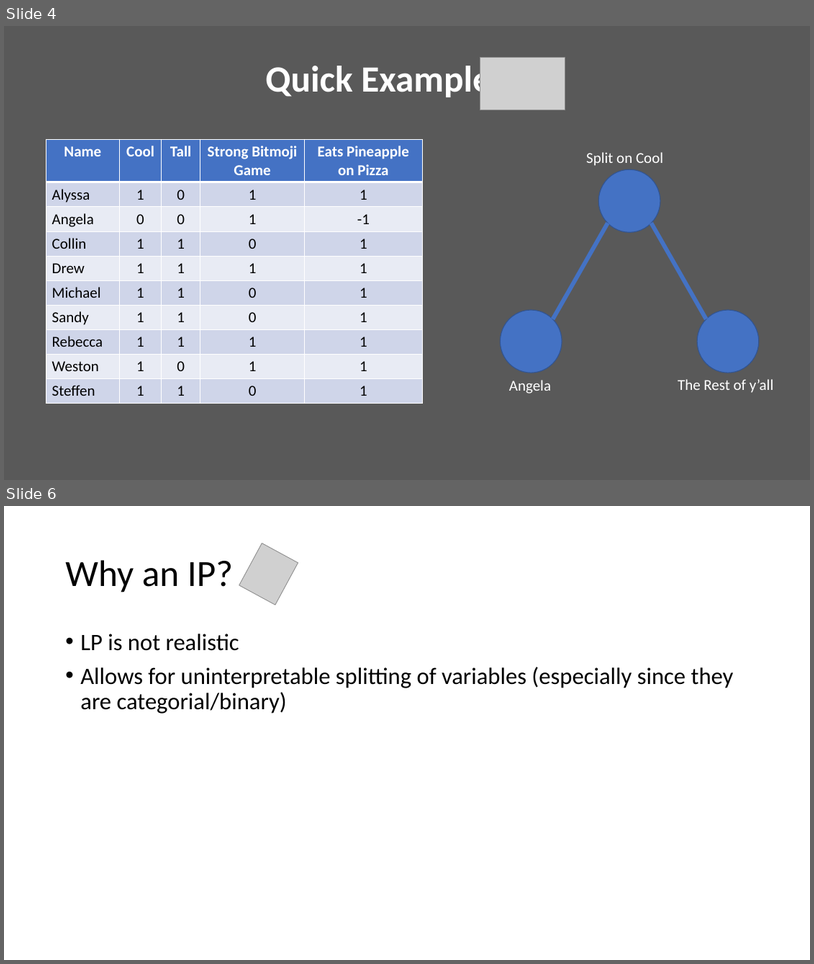
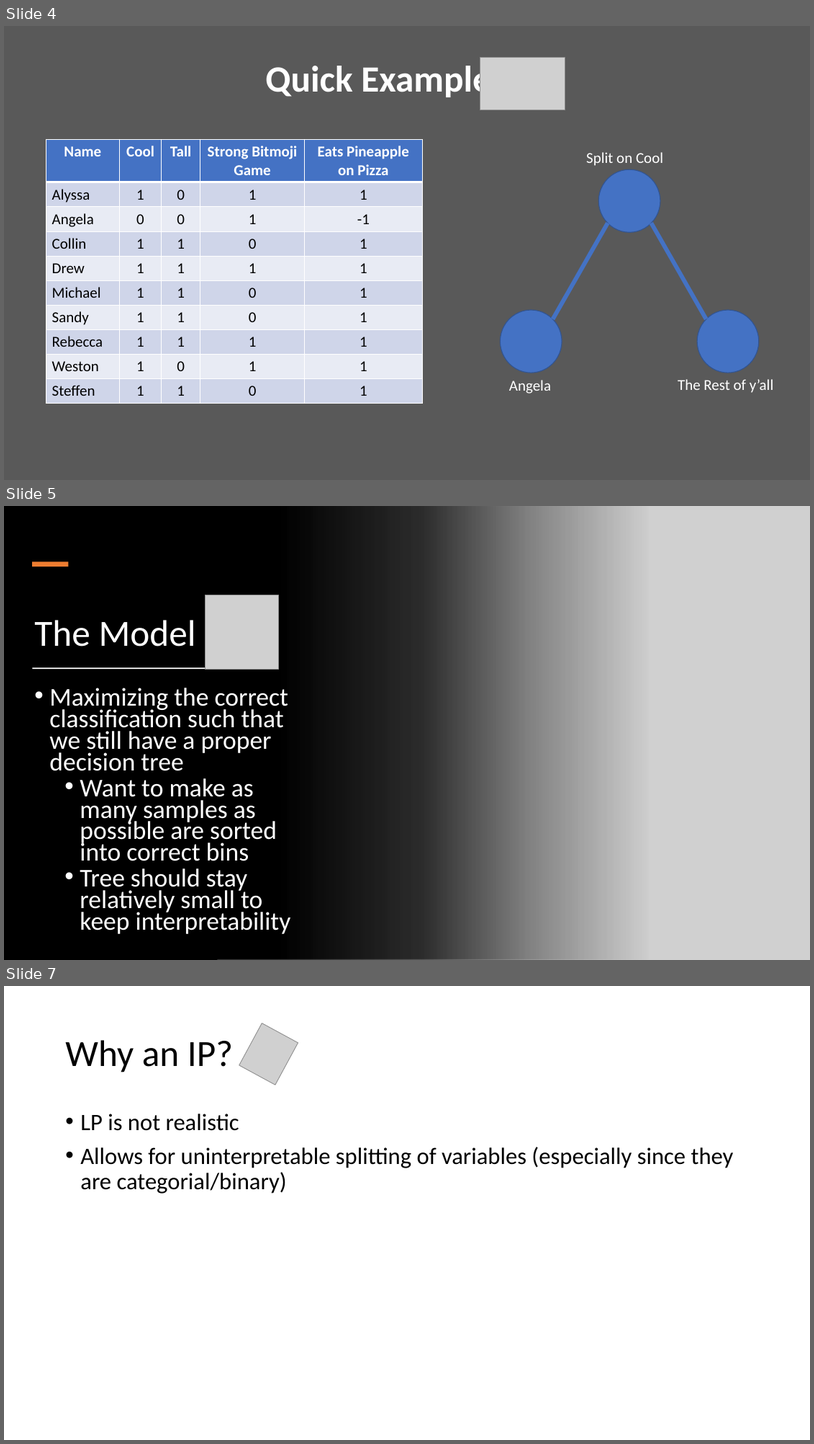
Before and after one commit to DillWithIt77/D2P-Spring-2021, a slide deck: Trees Get Degrees.pptx. Shown one above the other, each under a label of ours: slides 4 and 6 before the commit, slides 4, 5 and 7 after it; the slides between them are not shown. The pictures are 814x964 and 814x1444 pixels, drawn with LibreOffice and Linux fonts; fonts in the diff are those of the drawing; grey boxes stand for pictures; background and template pictures are left out. Boxes give left, top, right and bottom in pixels: in the first picture for what was removed or moved away, otherwise in the second. Text is boxed around its words. In the diff, an @@ line names an element or a change of style, - is before the commit and + after.

```diff
--- a/Trees Get Degrees.pptx
+++ b/Trees Get Degrees.pptx
@@ slide 5 added at bbox=[4, 506, 810, 960], background #000000 @@
@@ rectangle added at bbox=[4, 506, 650, 960], fill gradient #000000 @@
@@ picture added at bbox=[217, 506, 810, 960] @@
@@ rectangle added at bbox=[32, 561, 68, 566], fill #ED7D31 @@
@@ picture added at bbox=[206, 595, 279, 669] @@
@@ title added at bbox=[34, 620, 196, 646], 44 pt, text #FFFFFF @@
+The Model
@@ rectangle added at bbox=[32, 667, 251, 669], fill #FFFFFF @@
@@ text added at bbox=[49, 687, 291, 934], 30.5 pt, text #FFFFFF @@
+• Maximizing the correct classification such that we still have a proper decision tree
+  • Want to make as many samples as possible are sorted into correct bins
+  • Tree should stay relatively small to keep interpretability
@@ what was slide 6 is now slide 7 @@
```
Also in this commit, not shown: 5 slides changed.
